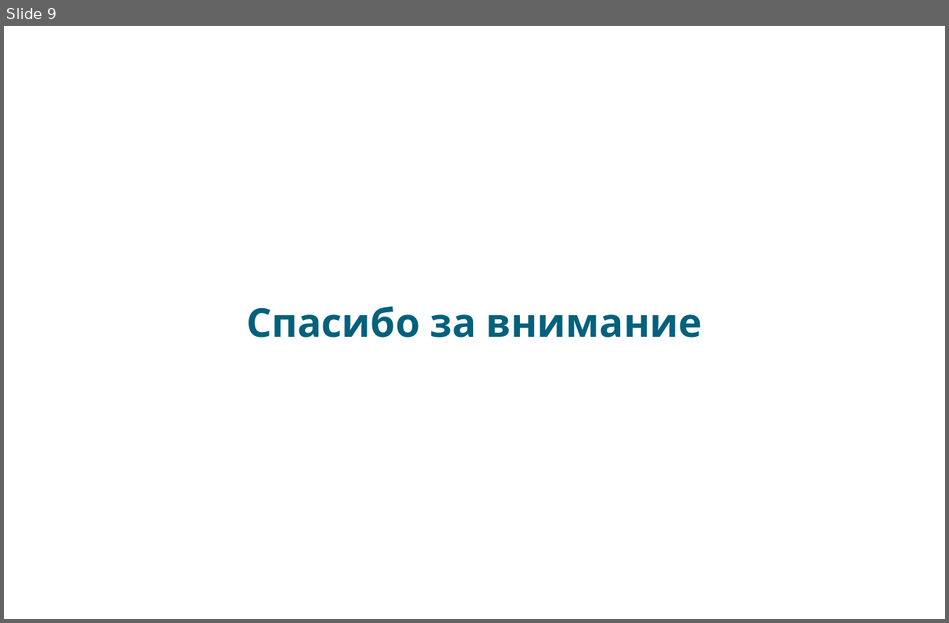
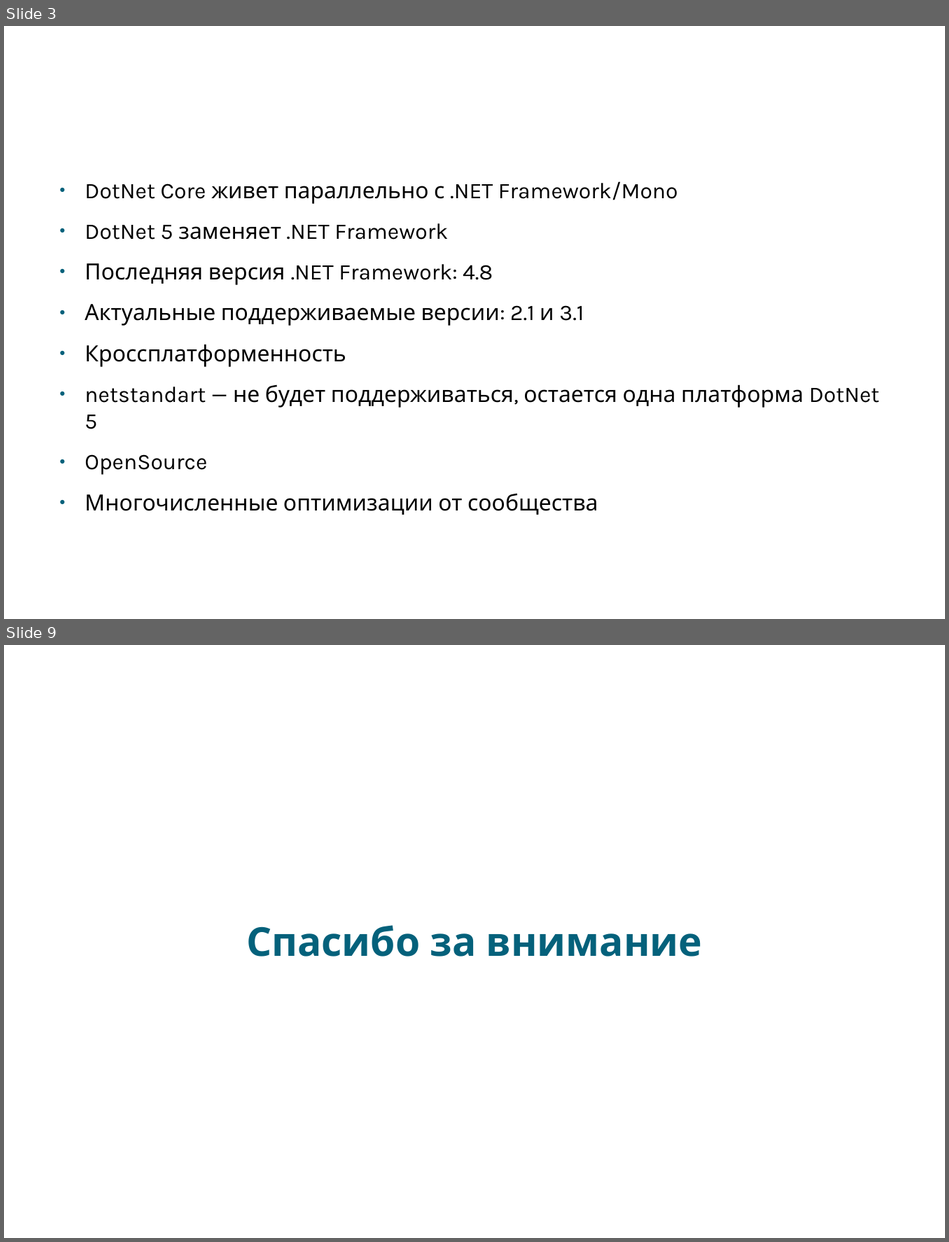
Before and after one commit to klimenkoAnna/DeveloperInstrumentalTools, a slide deck: docs/ETU DIT #1.pptx. Shown one above the other, each under a label of ours: slide 9 before the commit, slides 3 and 9 after it; the slides between them are not shown. The pictures are 949x623 and 949x1242 pixels, drawn with LibreOffice and Linux fonts; fonts in the diff are those of the drawing; background and template pictures are left out. Boxes give left, top, right and bottom in pixels: in the first picture for what was removed or moved away, otherwise in the second. Text is boxed around its words. In the diff, an @@ line names an element or a change of style, - is before the commit and + after.

```diff
--- a/docs/ETU DIT #1.pptx
+++ b/docs/ETU DIT #1.pptx
@@ slide 3 added at bbox=[4, 26, 945, 619], background picture (left out) @@
@@ text added at bbox=[52, 35, 898, 134], 60 pt, text #FFFFFF @@
+DotNet Core & DotNet 5
@@ text added at bbox=[84, 181, 880, 515], 22.4 pt, text #000000 @@
+● DotNet Core живет параллельно с .NET Framework/Mono
+● DotNet 5 заменяет .NET Framework
+● Последняя версия .NET Framework: 4.8
+● Актуальные поддерживаемые версии: 2.1 и 3.1
+● Кроссплатформенность
+● netstandart — не будет поддерживаться, остается одна платформа DotNet 5
+● OpenSource
+● Многочисленные оптимизации от сообщества
```
Also in this commit, not shown: 6 slides changed, 1 other slide added, 2 slides removed.
